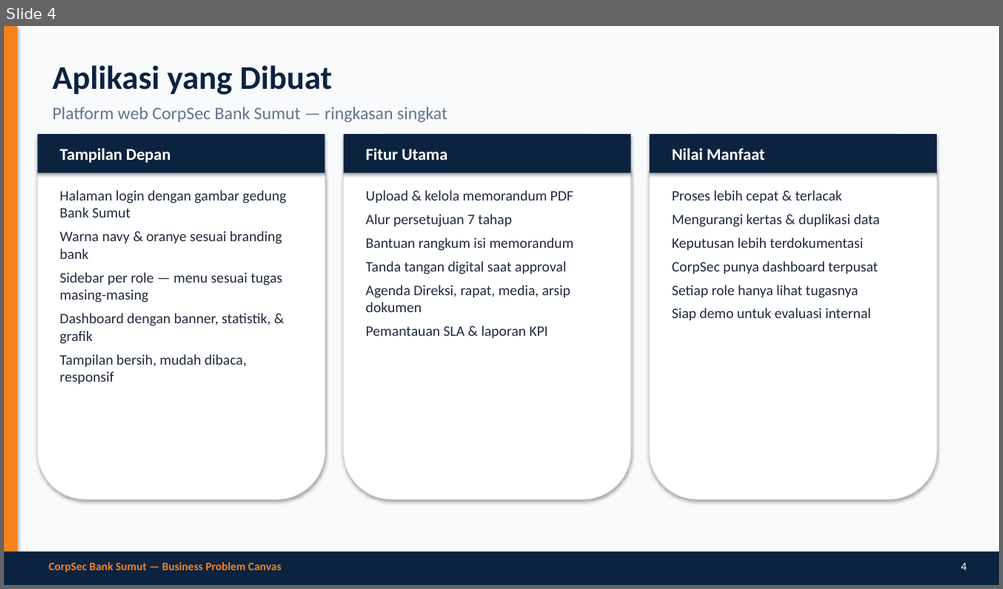
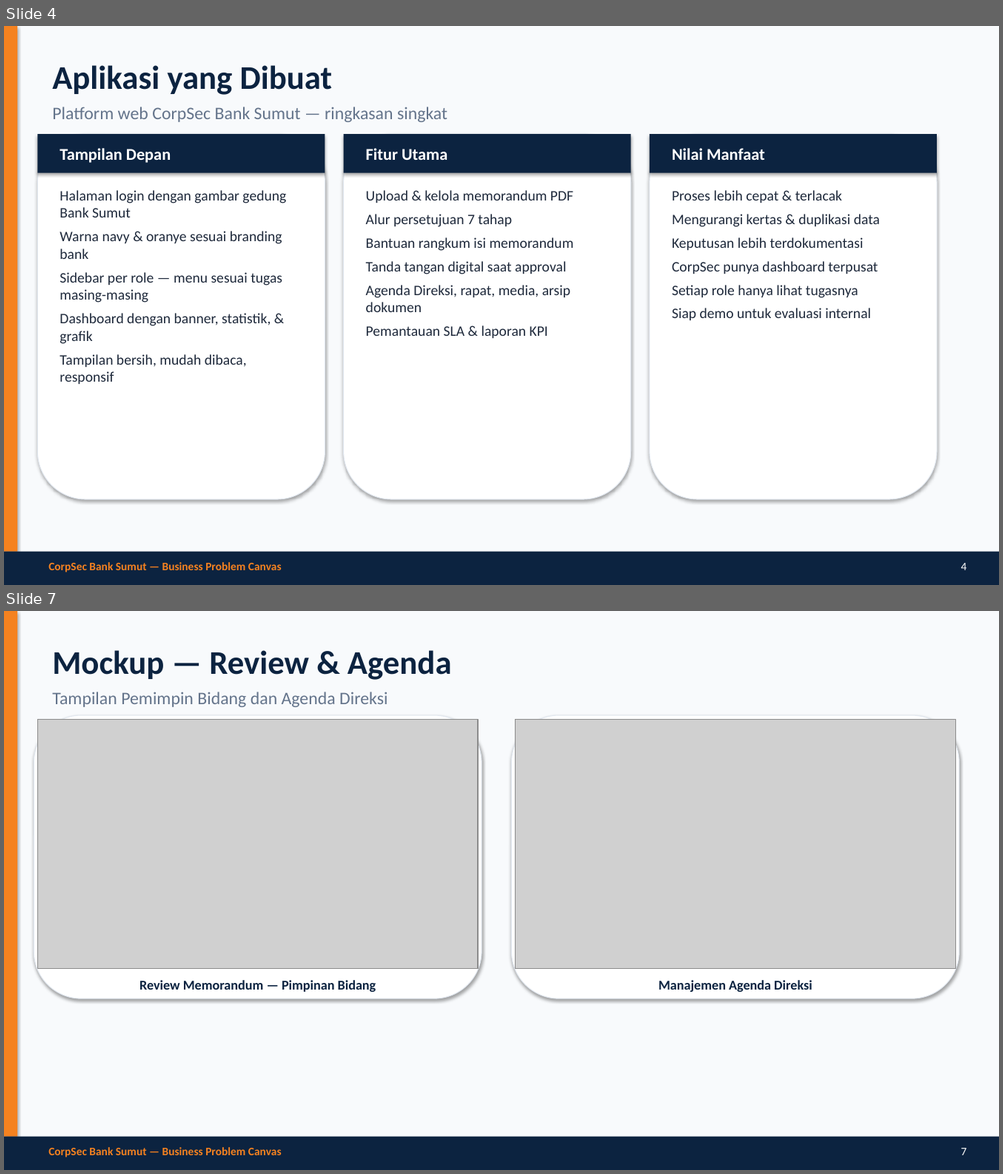
Before and after one commit to kelompok8ai/repo-day1-a, a slide deck: CorpSec-Bank-Sumut-Presentasi.pptx. Shown one above the other, each under a label of ours: slide 4 before the commit, slides 4 and 7 after it; the slides between them are not shown. The pictures are 1003x589 and 1003x1174 pixels, drawn with LibreOffice and Linux fonts; fonts in the diff are those of the drawing; grey boxes stand for pictures. Boxes give left, top, right and bottom in pixels: in the first picture for what was removed or moved away, otherwise in the second. Text is boxed around its words. In the diff, an @@ line names an element or a change of style, - is before the commit and + after.

```diff
--- a/CorpSec-Bank-Sumut-Presentasi.pptx
+++ b/CorpSec-Bank-Sumut-Presentasi.pptx
@@ slide 7 added at box(4, 611, 999, 1170), background #F8FAFC @@
@@ rectangle added at box(4, 611, 17, 1137), fill #F58220 @@
@@ text added at box(52, 650, 452, 707), 17 pt, text #64748B @@
+Mockup — Review & Agenda
+Tampilan Pemimpin Bidang dan Agenda Direksi
@@ rounded rectangle added at box(34, 715, 481, 999), fill #FFFFFF, outline #E2E8F0 0.75 pt @@
@@ picture added at box(37, 719, 478, 969) @@
@@ rounded rectangle added at box(512, 715, 959, 999), fill #FFFFFF, outline #E2E8F0 0.75 pt @@
@@ picture added at box(515, 719, 956, 969) @@
@@ text added at box(139, 980, 376, 992), 13 pt, text #0C2340, bold @@
+Review Memorandum — Pimpinan Bidang
@@ text added at box(658, 980, 812, 992), 13 pt, text #0C2340, bold @@
+Manajemen Agenda Direksi
@@ rectangle added at box(4, 1137, 999, 1170), fill #0C2340 @@
@@ text added at box(48, 1147, 282, 1158), 11 pt, text #F58220, bold @@
+CorpSec Bank Sumut — Business Problem Canvas
@@ text added at box(961, 1148, 967, 1156), 11 pt, text #FFFFFF @@
+7
```
Also in this commit, not shown: 6 slides changed, 2 other slides added, 10 other files.
